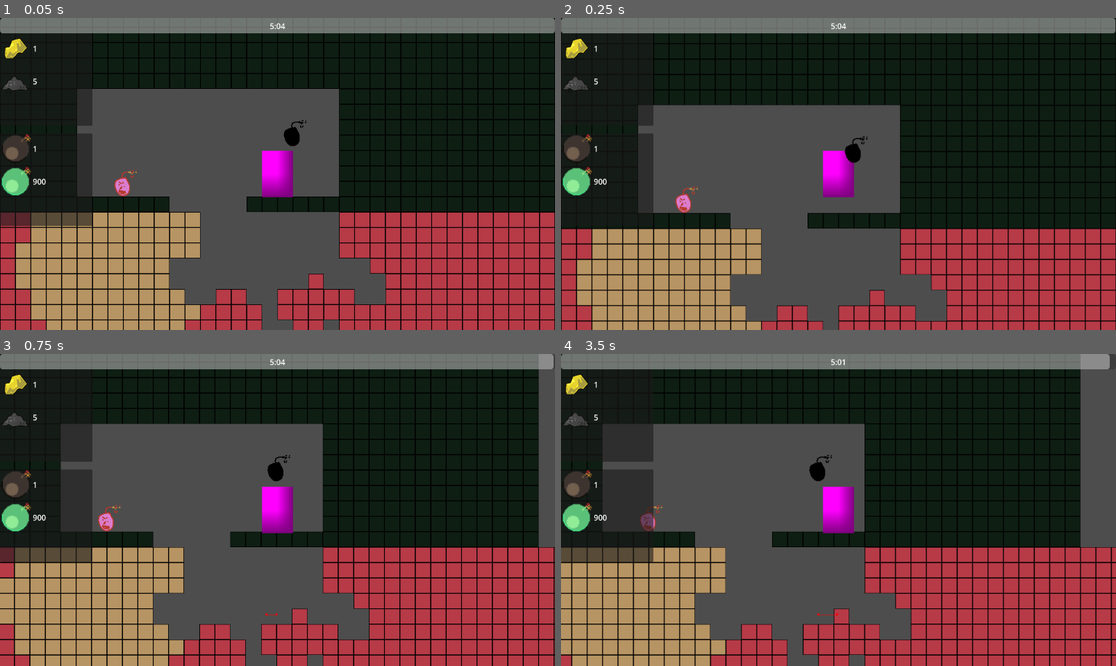
Above: before the commit, frames 1-4 (two rows, left to right).
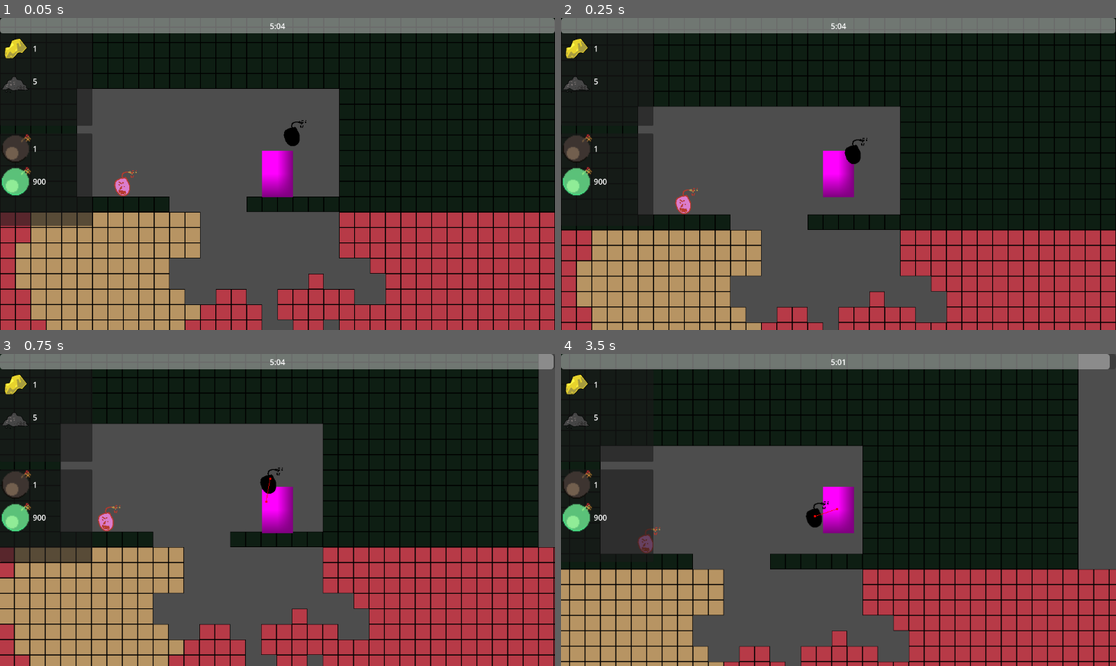
Above: after the commit, the same moments.

Repository: DevFTB/LD57
Game: Godot game, scene res://game.tscn
Same seed, same stepped clock (60 frames per second), same inputs: the game is played once before the commit and once after it.
Inputs (mouse positions are in pixels of both pictures, inside the frame that each line leads up to):
- Up to frame 1 (0.05 s): no input
- Up to frame 2 (0.25 s): no input
- Up to frame 3 (0.75 s): move the mouse to (399, 494) at 0.52 s; hold D (move_right) from 0.53 s (still down); tap E (interact) at 0.6 s
- Up to frame 4 (3.5 s): tap W (jump) at 0.77, 1.52, 3.02 s; move the mouse to (727, 525) at 1.27 s; tap 1 (select_bomb_1) at 1.35 s; move the mouse to (894, 441) at 2.02 s; release D (move_right) at 2.03 s; hold A (move_left) 2.03-2.78 s; hold 2 (select_bomb_2) 2.03-2.78 s; move the mouse to (810, 572) at 2.77 s; hold D (move_right) from 2.78 s (still down); tap 3 (select_bomb_3) at 2.85 s

Frame 1 is identical in both runs. In frame 2, 7.9% of the frame differs, in the area x 0-100%, y 8-100%; in frame 3, 1.2%; in frame 4, 27%, in the area x 0-100%, y 0-100%.

Commit message:
added start chunks to navmesh generation, and modified feather

Diff:
--- a/entities/throwables/bomb/bomb_sticky_type.tres
+++ b/entities/throwables/bomb/bomb_sticky_type.tres
@@ -9,6 +9,8 @@
 id = &"sticky"
 bomb_icon = ExtResource("1_bans4")
 bomb_scene = ExtResource("1_281vg")
+hardness = 1.0
 is_perishable = true
 is_sticky = true
+explosion_radius = 2
 metadata/_custom_type_script = "uid://dgalf5pstb0iw"
--- a/game.tscn
+++ b/game.tscn
@@ -16,9 +16,7 @@
 [ext_resource type="Resource" uid="uid://diae5nc080sux" path="res://entities/player/player_bomb_inventory.tres" id="8_mfdv2"]
 
 [sub_resource type="NavigationPolygon" id="NavigationPolygon_215e1"]
-vertices = PackedVector2Array(82.2266, -13.2031, 537.797, 260.344, 701.617, 520.398, -318.383, 347.797, -535.023, 57.6797, 75.5781, -171.781)
-polygons = Array[PackedInt32Array]([PackedInt32Array(0, 1, 2, 3, 4), PackedInt32Array(4, 5, 0)])
-outlines = Array[PackedVector2Array]([PackedVector2Array(92, -19, 545, 253, 722, 534, -324, 357, -551, 53, 85, -186)])
+outlines = Array[PackedVector2Array]([PackedVector2Array(92, -19, 545, 253, 722, 534, -324, 357, -551, 53, 85, -186), PackedVector2Array(-288, -3456, 256, -3456, 256, -3232, 64, -3232, 64, -3032, -96, -3032, -96, -3232, -288, -3232)])
 parsed_collision_mask = 4294967041
 source_geometry_mode = 2
 
@@ -52,7 +50,7 @@
 
 [node name="Player" parent="World" groups=["player"] instance=ExtResource("1_80nbo")]
 position = Vector2(128, -3280)
-collision_mask = 7
+collision_mask = 3
 throw_force_curve = SubResource("Curve_lc2xo")
 available_bomb_types = Array[ExtResource("4_hve3p")]([null])
 max_speed = 200
--- a/world/levelgen.gd
+++ b/world/levelgen.gd
@@ -3,7 +3,13 @@
 @export var seed: int = randi()
 @export var height_hardness_factor: float = 0.5
 @export var ore_hardness_factor: float = 0.3
-@export var chunk_size : int = 32 ##nav mesh chunk size in tiles
+@export var chunk_size: int = 32 ## nav mesh chunk size in tiles
+
+@export_subgroup("Generation Extents")
+@export var min_x := -100
+@export var max_x := 100
+@export var min_y := -100
+@export var max_y := 100
 
 # ordering determines which ones get priority when spawning
 # resources must match to the row on the ore indicators atlas
@@ -52,14 +58,14 @@
 
 # TODO: might need improvement but just a POC
 # TODO: transform the thresholds instead of the noise? are they equivalent?
-func noise_height_transform(y: int, noise_value: float, height_factor: float=0.5,
-	min_added: float=-2.0, max_added: float=2.0, y_offset: float=0.0) -> float:
+func noise_height_transform(y: int, noise_value: float, height_factor: float = 0.5,
+	min_added: float = -2.0, max_added: float = 2.0, y_offset: float = 0.0) -> float:
 	# maps from noise_value [-1, 1] to [-1, 1]
 	var transform_term = clamp((height_hardness_factor * (y + y_offset) / 100), min_added, max_added)
 	return clamp(noise_value + transform_term, -1.0, 1.0)
 
 func generate_cave_blocks(cave_noise: Noise, hardness_noise: Noise, resource_noise: Dictionary,
-	from_x: int, to_x: int, from_y:int, to_y: int) -> void:
+	from_x: int, to_x: int, from_y: int, to_y: int) -> void:
 	# coords are tilemap coords
 	for x in range(from_x, to_x):
 		for y in range(from_y, to_y):
@@ -109,7 +115,8 @@
 
 
 	return valid_tiles
-
+# The chunks where the player spawns outside of normal terrain generation
+const START_CHUNKS := [Vector2i(0, -4), Vector2i(-1, -4)]
 func _ready() -> void:
 	HARDNESS_THRESHOLDS.sort()
 
@@ -118,10 +125,6 @@
 	var bomb_powder_ore_noise = _get_resource_map(Resources.BOMB_POWDER)
 	var upgradium_ore_noise = _get_resource_map(Resources.UPGRADIUM)
 
-	var min_x := -100
-	var max_x := 100
-	var min_y := -100
-	var max_y := 100
 	var resource_noise = {}
 	resource_noise[Resources.UPGRADIUM] = upgradium_ore_noise
 	resource_noise[Resources.BOMB_POWDER] = bomb_powder_ore_noise
@@ -135,10 +138,10 @@
 
 	##initial navmesh bake
 	##each nav mesh block is 32 by 32 blocks of 32 by 32
-	var nav_mesh_chunk_list : Array = []
-	for x in range(min_x/chunk_size, max_x/chunk_size):
-		for y in range(min_y/chunk_size, max_y/chunk_size):
-			nav_mesh_chunk_list.append(Vector2i(x,y))
+	var nav_mesh_chunk_list: Array = START_CHUNKS.duplicate()
+	for x in range(min_x / chunk_size, max_x / chunk_size):
+		for y in range(min_y / chunk_size, max_y / chunk_size):
+			nav_mesh_chunk_list.append(Vector2i(x, y))
 	print(nav_mesh_chunk_list)
 	create_nav_meshes(nav_mesh_chunk_list)
 
@@ -146,20 +149,22 @@
 	for chunk in mesh_chunk_list:
 		var min_x = (chunk.x) * chunk_size
 		var max_x = (chunk.x + 1) * chunk_size
-		var min_y = (chunk.y)  * chunk_size
+		var min_y = (chunk.y) * chunk_size
 		var max_y = (chunk.y + 1) * chunk_size
 		var new_nav_region = NavigationRegion2D.new()
+
+		prints(min_x, max_x, min_y, max_y)
 		$NavMeshes.add_child(new_nav_region)
-		call_deferred("bake_nav_mesh",new_nav_region,
+		call_deferred("bake_nav_mesh", new_nav_region,
 			CAVE_BLOCK_TILEMAP.map_to_local(Vector2(min_x, min_y)),
 			CAVE_BLOCK_TILEMAP.map_to_local(Vector2(min_x, max_y)),
-			CAVE_BLOCK_TILEMAP.map_to_local(Vector2(max_x,max_y)),
-			CAVE_BLOCK_TILEMAP.map_to_local(Vector2(max_x,min_y)))
+			CAVE_BLOCK_TILEMAP.map_to_local(Vector2(max_x, max_y)),
+			CAVE_BLOCK_TILEMAP.map_to_local(Vector2(max_x, min_y)))
 
+const FEATHER := 20
 func bake_nav_mesh(mesh, point1, point2, point3, point4):
-	var feather = 24
 	var new_navigation_mesh = NavigationPolygon.new()
-	var bounding_outline = PackedVector2Array([point1 - Vector2(feather,feather), point2 - Vector2(feather,-feather), point3 + Vector2(feather,feather), point4 + Vector2(feather,-feather)])
+	var bounding_outline = PackedVector2Array([point1 - Vector2(FEATHER, FEATHER), point2 - Vector2(FEATHER, -FEATHER), point3 + Vector2(FEATHER, FEATHER), point4 + Vector2(FEATHER, -FEATHER)])
 	new_navigation_mesh.add_outline(bounding_outline)
 	new_navigation_mesh.source_geometry_mode = NavigationPolygon.SOURCE_GEOMETRY_GROUPS_EXPLICIT
 	new_navigation_mesh.agent_radius = 20
Not shown: 1 places in cavegen_test.tscn that only renumber resources
Not shown: 1 places in game.tscn that only renumber resources
